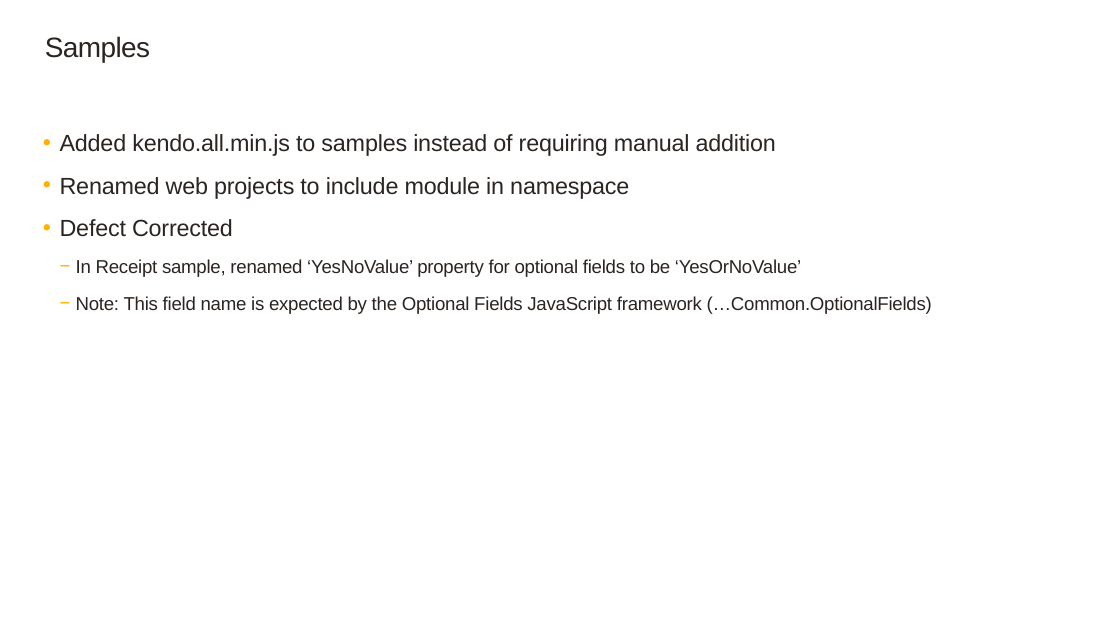
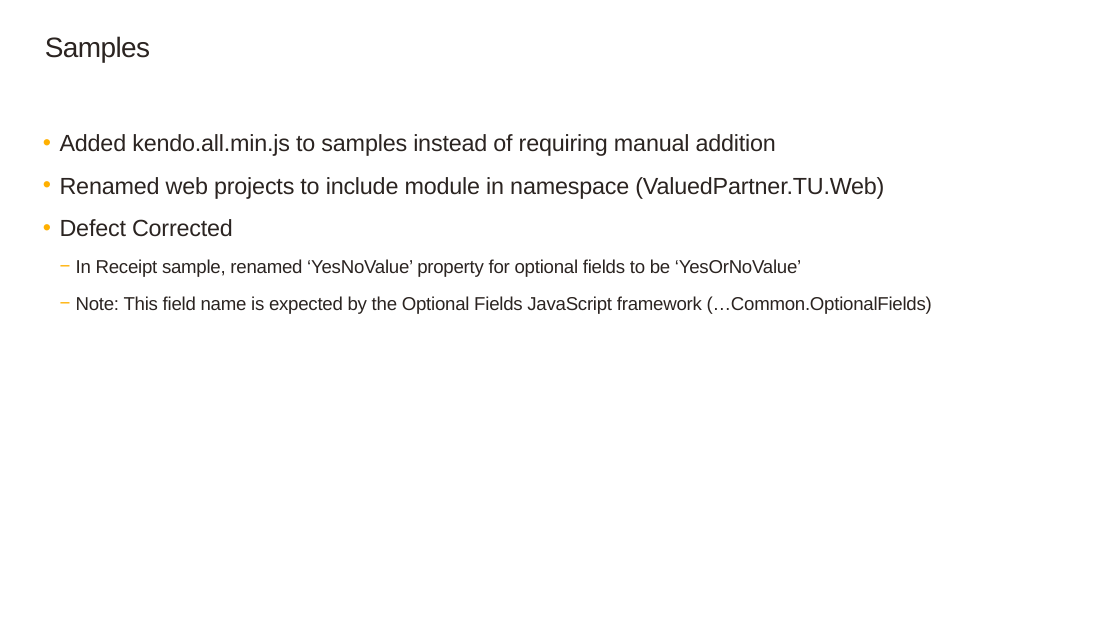
Before and after one commit to SageNADev/Sage300-SDK, a slide deck: slide 10 of docs/presentations/Sage300SDK_2019WebSDKOverview.pptx. Drawn at 1120x630 pixels with LibreOffice and Linux fonts; fonts in the diff are those of the drawing; background and template pictures are left out. Boxes give left, top, right and bottom in pixels: in the first picture for what was removed or moved away, otherwise in the second. Text is boxed around its words. In the diff, an @@ line names an element or a change of style, - is before the commit and + after.

```diff
--- a/docs/presentations/Sage300SDK_2019WebSDKOverview.pptx
+++ b/docs/presentations/Sage300SDK_2019WebSDKOverview.pptx
@@ text at [60, 177, 884, 199]: text changed @@
-  • Renamed web projects to include module in namespace
+  • Renamed web projects to include module in namespace (ValuedPartner.TU.Web)
```
Also in this commit, not shown: 5 other slides changed, 1 slide removed.
